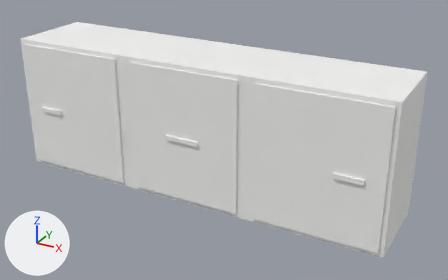
An edit to the glTF model src/assets/furniture/ikea-besta-180.glb, drawn before and after from the same camera.
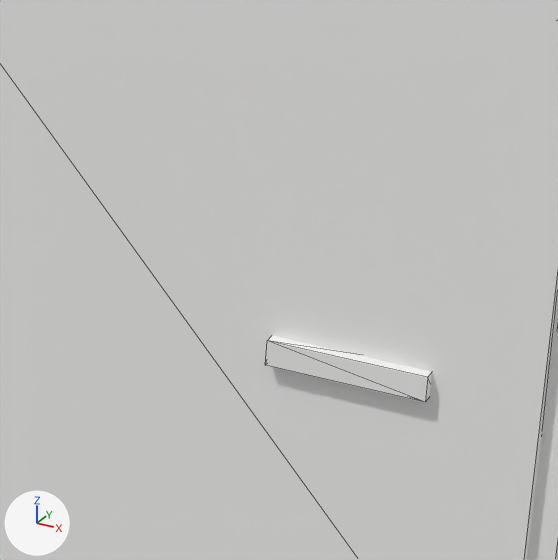
The first picture shows the older version from a 50 mm lens placed at (1.333, -2.264, 1.382), pointed at (0.087, 0.002, 0.249). The close-ups show the older and then the newer version on the part from 63% to 87% of the width and 39% to 77% of the height of that picture. Only the edits that show in the close-ups are written down. The lights are fixed; the arrows at lower left show +X, +Y and +Z. The close-ups show mesh edges as thin lines. Vertices at exactly the same position are counted once.

The older version as bpy lines, for what is in view:
```python
me_mesh_0 = bpy.data.meshes.new('Mesh_0')
me_mesh_0.from_pydata(...)  # 112 vertices, 180 faces; spans x -0.9..0.9, y -0.22..0.2, z 0.0..0.64
me_mesh_0.materials.append(mat_material_0)  # white #f5f5f3
ob_mesh_0 = bpy.data.objects.new('Mesh_0', me_mesh_0)
ob_mesh_0.location = (0.0, 0.0, 0.0)
```
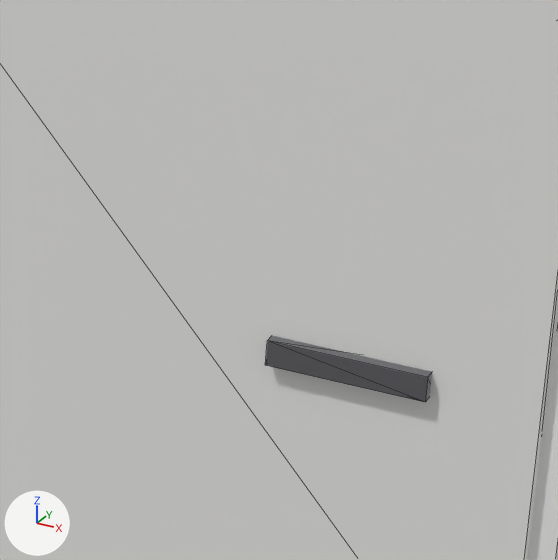
What the commit changed:
Material 'Material_2' (mat_material_2) is new.
Its base color is (0.22, 0.22, 0.24) (grey #818186).
Its metallic is 0.7.
Its roughness is 0.3.
Material 'Material_1' (mat_material_1) is new.
Its base color is (0.84, 0.84, 0.82) (white #ececea).
Its roughness is 0.4.
me_mesh_0 has 112 vertices, 180 faces and spans x -0.9..0.9, y -0.22..0.2, z 0.0..0.64.
me_mesh_0 is used by ob_mesh_0; location (0.0, 0.0, 0.0).
me_mesh_0 part 1: 36 faces spanning x -0.88..0.88, y -0.21..-0.19, z 0.02..0.62 switch from mat_material_0 (white #f5f5f3) to mat_material_1 (white #ececea).
me_mesh_0 part 2: 36 faces spanning x -0.8..0.8, y -0.22..-0.2, z 0.3..0.32 switch from mat_material_0 (white #f5f5f3) to mat_material_2 (grey #818186).

Where the change shows, as pixel boxes [x1, y1, x2, y2] in the close-ups (558 x 560 px):
part 1 of me_mesh_0, edited (looks the same): [0, 0, 558, 560] in both
part 2 of me_mesh_0, recoloured (white to grey): [265, 336, 432, 402] in both
